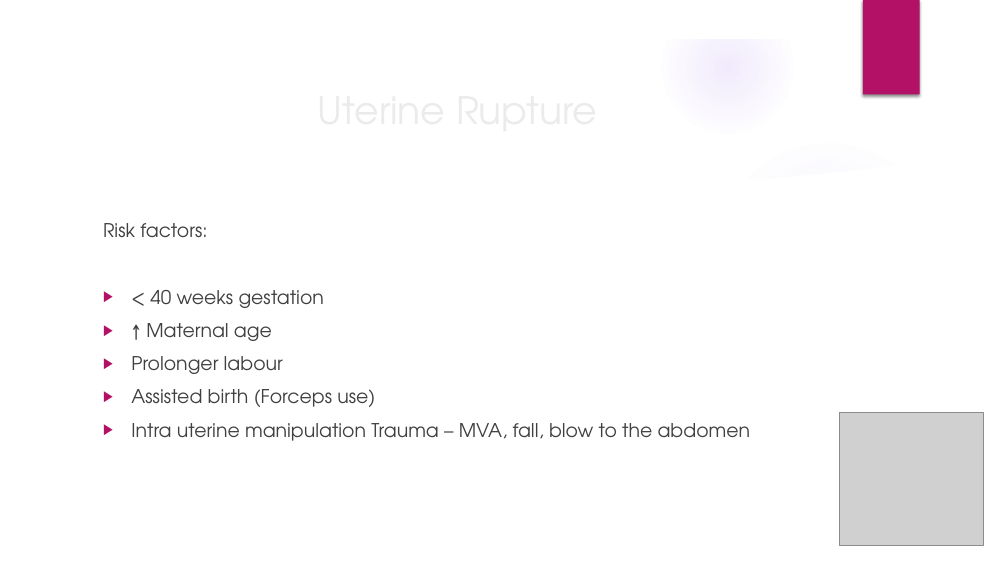
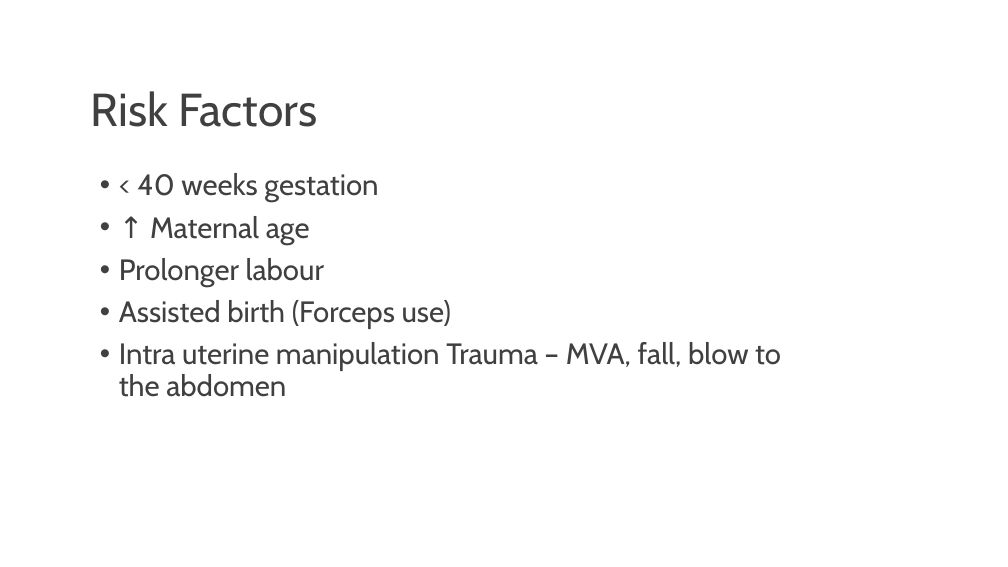
Before and after one commit to matt-thorpe87/mep, a slide deck: slide 7 of docs/assets/presentations/uterine-rupture.pptx. Drawn at 1008x567 pixels with LibreOffice and Linux fonts; fonts in the diff are those of the drawing; grey boxes stand for pictures; background and template pictures are left out. Boxes give left, top, right and bottom in pixels: in the first picture for what was removed or moved away, otherwise in the second. Text is boxed around its words. In the diff, an @@ line names an element or a change of style, - is before the commit and + after.

```diff
--- a/docs/assets/presentations/uterine-rupture.pptx
+++ b/docs/assets/presentations/uterine-rupture.pptx
@@ group removed at box(0, 0, 1008, 567): 4 ellipses, 2 freeform shapes @@
@@ rectangle removed at box(863, 0, 920, 95) @@
@@ title added at box(91, 91, 317, 127), 44 pt, text #404040 @@
+Risk Factors
@@ text "< 40 weeks gestation": place and size @@
-text "< 40 weeks gestation" at box(103, 223, 751, 441)
+text "< 40 weeks gestation" at box(119, 173, 781, 397)
@@ text "< 40 weeks gestation" at box(119, 173, 781, 397): size 18 to 28 pt, font TeX Gyre Adventor to Cabin; bullet ▶ to •; line spacing 1 to 0.9 @@
@@ text at box(103, 223, 207, 237): paragraph removed @@
-Risk factors:
@@ picture removed at box(840, 413, 984, 546) @@
@@ title removed at box(177, 423, 240, 437) @@
-Uterine Rupture
```
Also in this commit, not shown: 13 other slides changed, 3 other files.
